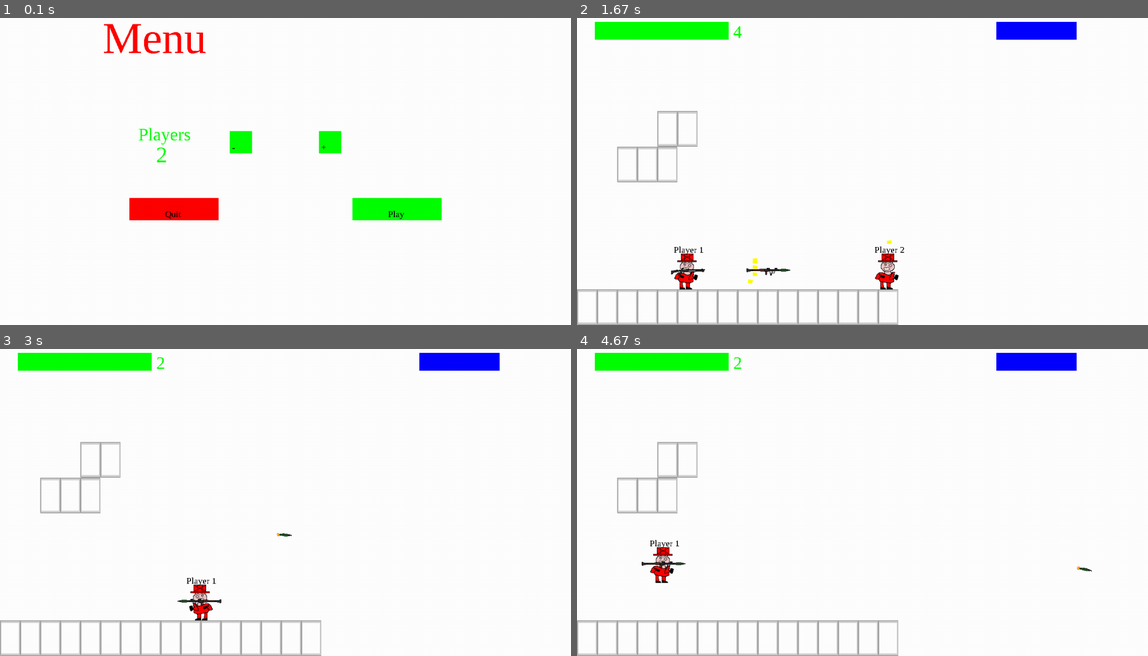
Above: before the commit, frames 1-4 (two rows, left to right).
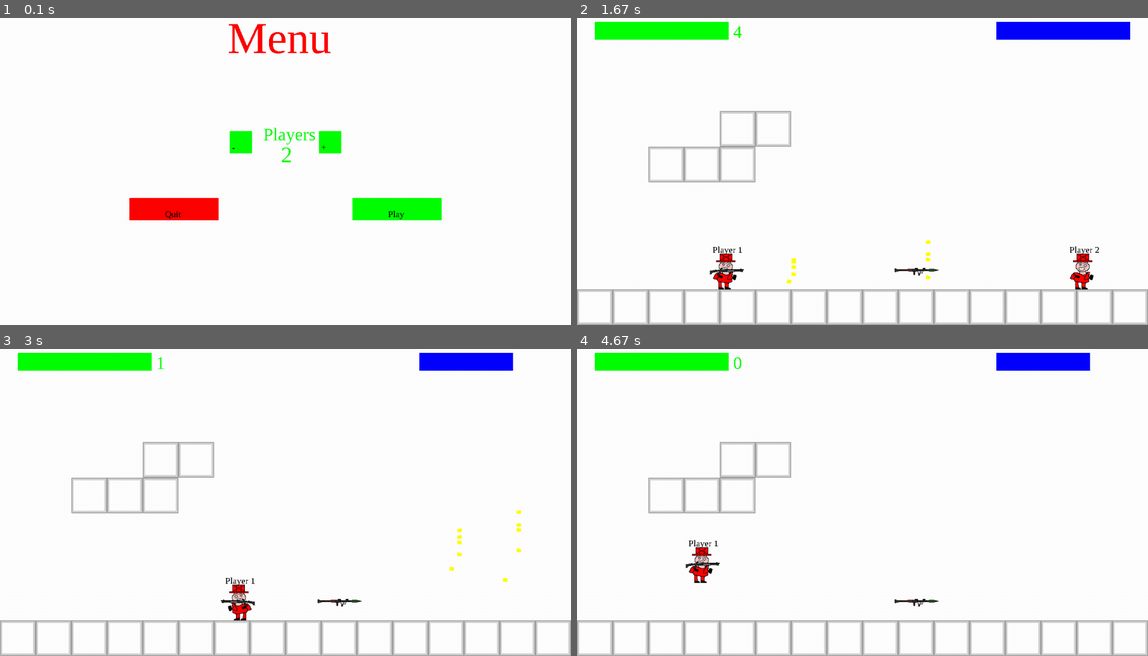
Above: after the commit, the same moments.

Repository: Me07111/Pygame-Platformer
Game: pygame game, started from Code/main.py
Two runs of this game, one before a commit and one after it. Both use one fixed random seed, a clock stepped at 60 frames per second and the inputs below.
Inputs:
- Up to frame 1 (0.1 s): no input
- Up to frame 2 (1.67 s): click "Play" at 0.38 s; click "Level 1" at 0.72 s; tap Space at 1, 1.4 s; hold Right from 1.33 s (still down); hold D from 1.33 s (still down)
- Up to frame 3 (3 s): tap Space at 1.7, 1.9, 2.23, 2.53, 2.73 s; release Right at 1.8 s; release D at 1.8 s; hold Up 1.83-2.13 s; hold W 1.83-2.13 s; hold Right 2.17-2.63 s; hold D 2.17-2.63 s; hold Left from 2.67 s (still down); hold A from 2.67 s (still down)
- Up to frame 4 (4.67 s): tap Space at 3.03, 3.3, 3.63, 3.93, 4.07, 4.47 s; release Left at 3.2 s; release A at 3.2 s; hold Down 3.23-3.53 s; hold S 3.23-3.53 s; hold Left 3.57-3.97 s; hold A 3.57-3.97 s; hold Up 4-4.37 s; hold W 4-4.37 s; hold Right from 4.4 s (still down); hold D from 4.4 s (still down)

The runs differ from the first frame. In frame 1, 1.6% of the frame differs, in the area x 18-58%, y 1-48%; in frame 2, 6.4%, in the area x 0-100%, y 1-100%; in frame 3, 5.2%; in frame 4, 5.1%.

Commit message:
fixed typo

Diff:
--- a/Code/mainMenu.py
+++ b/Code/mainMenu.py
@@ -5,7 +5,7 @@
 class MainMenu:
     def __init__(self,screen,width,height,clock):
         self.height = height
-        self.width = height
+        self.width = width
         self.quit = Button((width/2-200-50,height/2+100),(200,50),"Quit",pygame.Color(255,0,0),20,pygame.Color(0,0,0))
         self.play = Button((width/2 + 250,height/2+100),(200,50),"Play",pygame.Color(0,255,0),20,pygame.Color(0,0,0))
         self.plus = Button((width/2 + 100,height/2-50),(50,50),"+",pygame.Color(0,255,0),20,pygame.Color(0,0,0))
